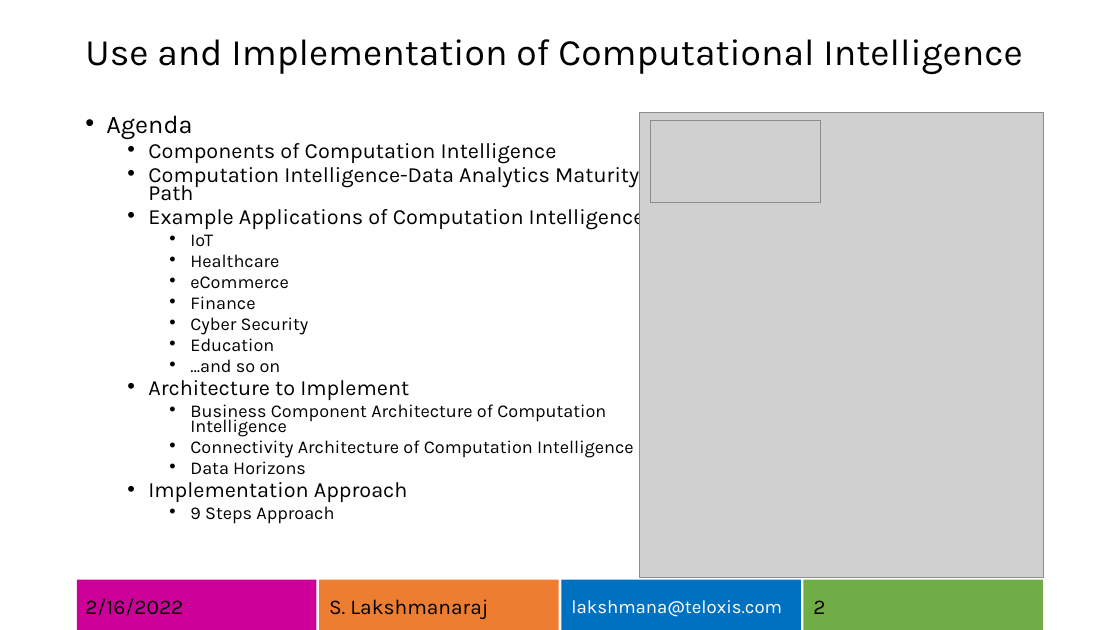
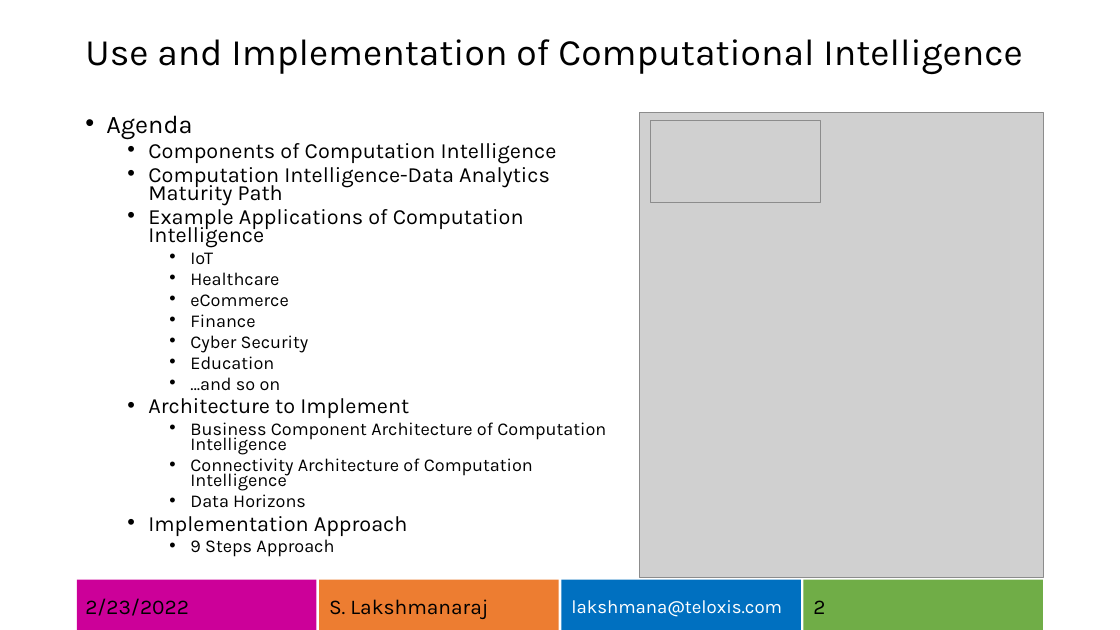
Before and after one commit to lksmangai/DeepLearning, a slide deck: slide 2 of MachineIntelligence.pptx. Drawn at 1120x630 pixels with LibreOffice and Linux fonts; fonts in the diff are those of the drawing; grey boxes stand for pictures. Boxes give left, top, right and bottom in pixels: in the first picture for what was removed or moved away, otherwise in the second. Text is boxed around its words. In the diff, an @@ line names an element or a change of style, - is before the commit and + after.

```diff
--- a/MachineIntelligence.pptx
+++ b/MachineIntelligence.pptx
@@ text "Agenda" rewrapped from (106,115,645,524) to (106,115,606,557) @@
@@ text at (85,598,189,616): text changed @@
-2/16/2022
+2/23/2022
```
Also in this commit, not shown: 21 other slides changed, 1 other file.
